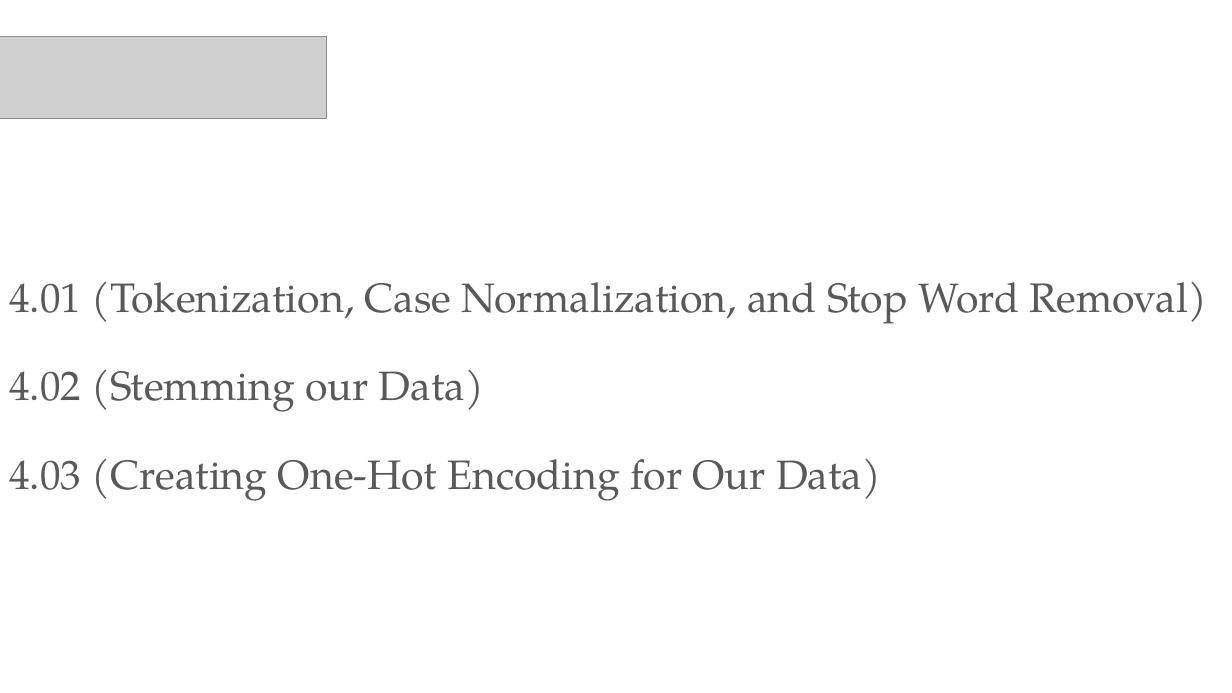
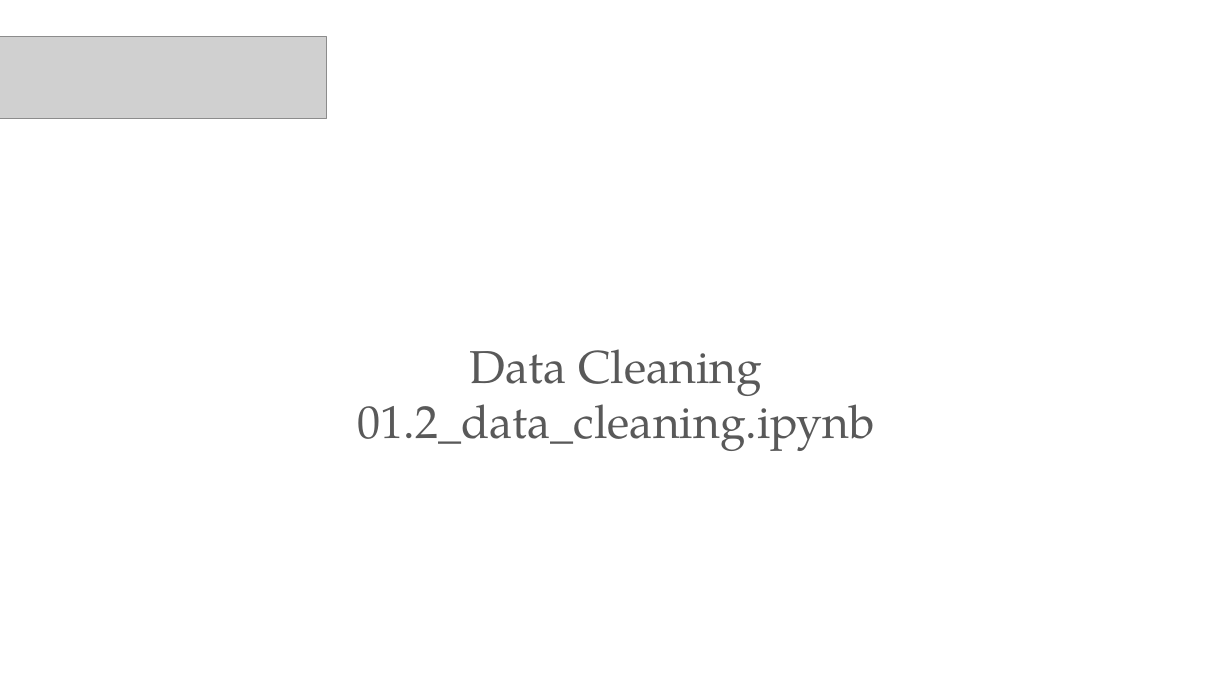
Before and after one commit to PracticumAI/nlp, a slide deck: slide 15 of presentations/01_nlp_intro.pptx. Drawn at 1232x693 pixels with LibreOffice and Linux fonts; fonts in the diff are those of the drawing; grey boxes stand for pictures. Boxes give left, top, right and bottom in pixels: in the first picture for what was removed or moved away, otherwise in the second. Text is boxed around its words. In the diff, an @@ line names an element or a change of style, - is before the commit and + after.

```diff
--- a/presentations/01_nlp_intro.pptx
+++ b/presentations/01_nlp_intro.pptx
@@ text removed at box(9, 281, 1207, 501) @@
-4.01 (Tokenization, Case Normalization, and Stop Word Removal)
-4.02 (Stemming our Data)
-4.03 (Creating One-Hot Encoding for Our Data)
@@ text added at box(357, 349, 874, 451), 36 pt, text #595959 @@
+Data Cleaning
+01.2_data_cleaning.ipynb
```
Also in this commit, not shown: 2 other slides changed, 2 other files.
